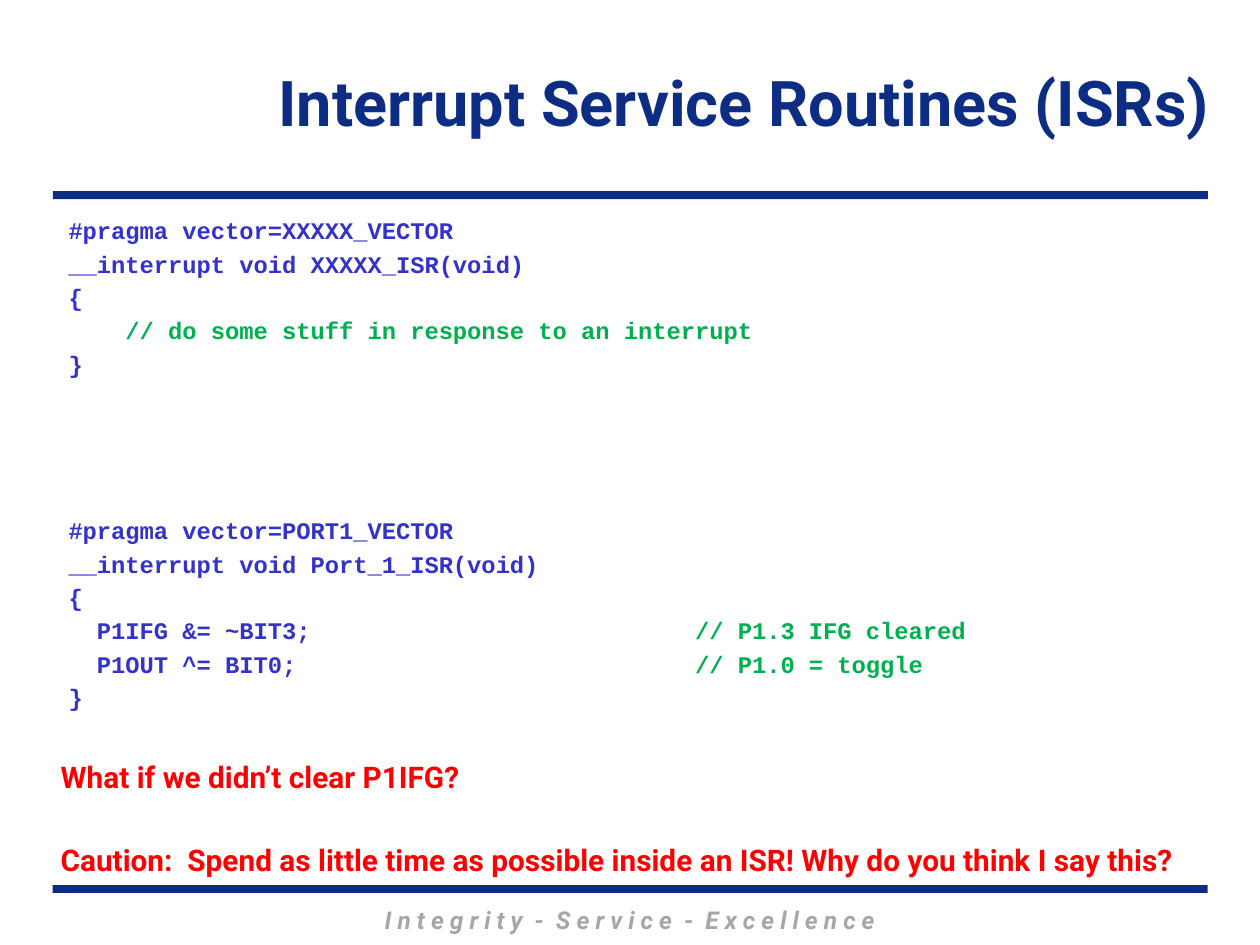
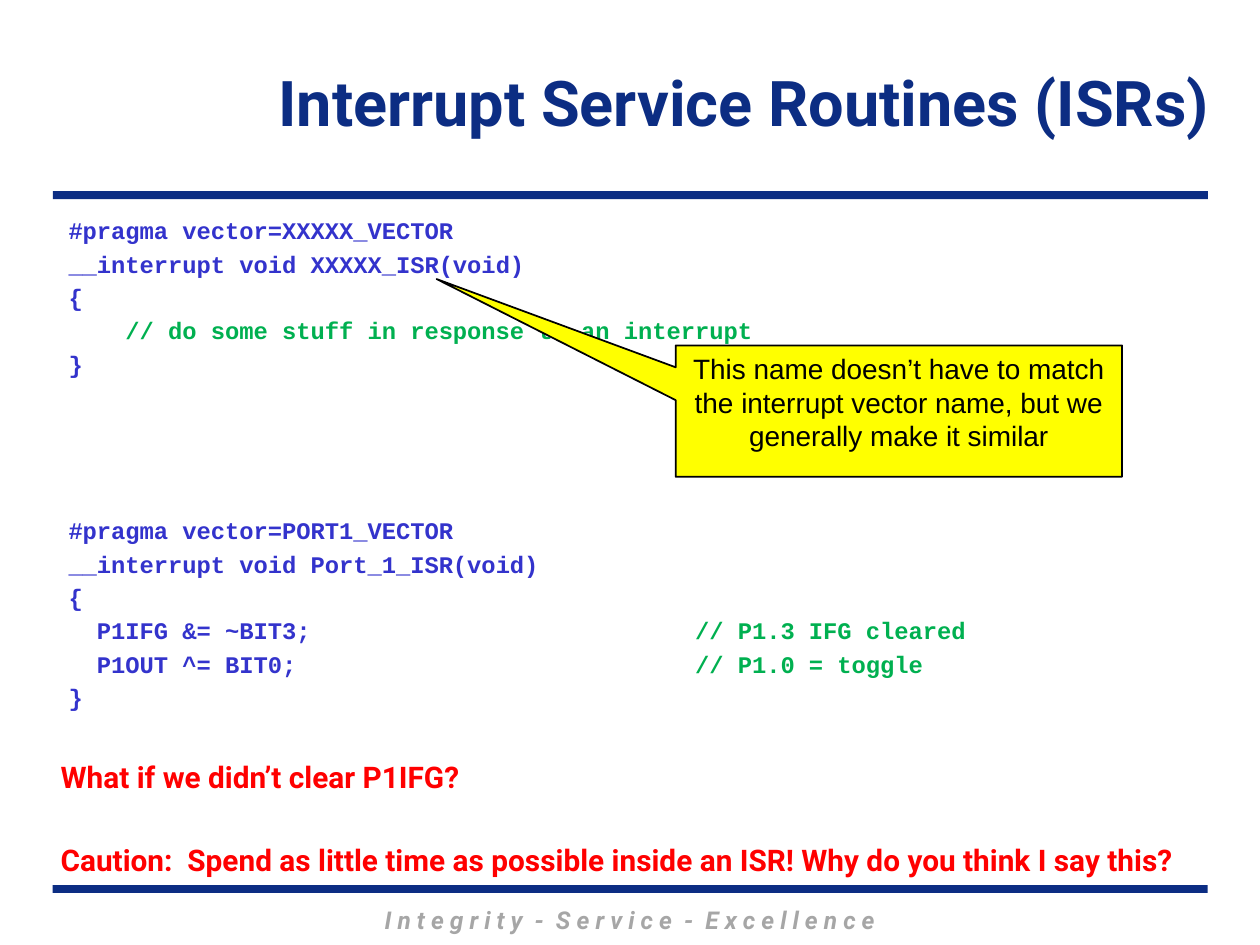
Before and after one commit to MarsUniversity/ECE382, a slide deck: slide 11 of source/lessons/lsn24-25/Lsn24-25.pptx. Drawn at 1260x945 pixels with LibreOffice and Linux fonts; fonts in the diff are those of the drawing; background and template pictures are left out. Boxes give left, top, right and bottom in pixels: in the first picture for what was removed or moved away, otherwise in the second. Text is boxed around its words. In the diff, an @@ line names an element or a change of style, - is before the commit and + after.

```diff
--- a/source/lessons/lsn24-25/Lsn24-25.pptx
+++ b/source/lessons/lsn24-25/Lsn24-25.pptx
@@ speech box added at <box>675,345,1121,476</box>, fill #FFFF00, outline #000000 1 pt, 16 pt, text #000000 @@
+This name doesn’t have to match the interrupt vector name, but we generally make it similar
```
Also in this commit, not shown: 2 other slides changed, 1 slide added, 4 other files.
